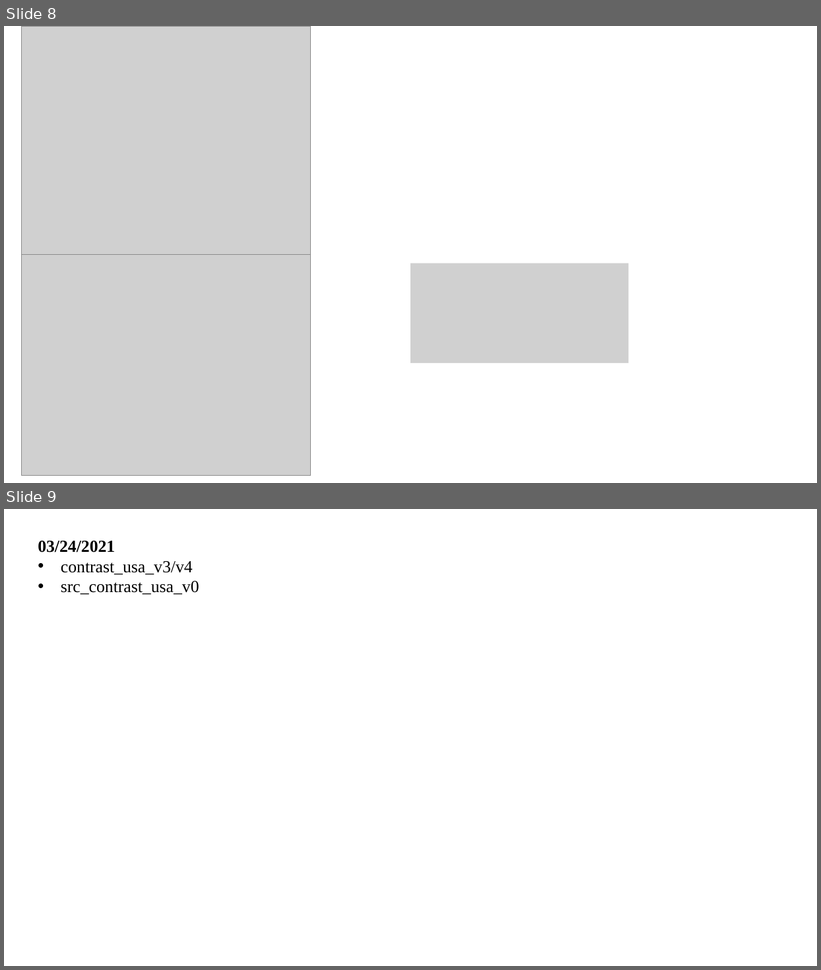
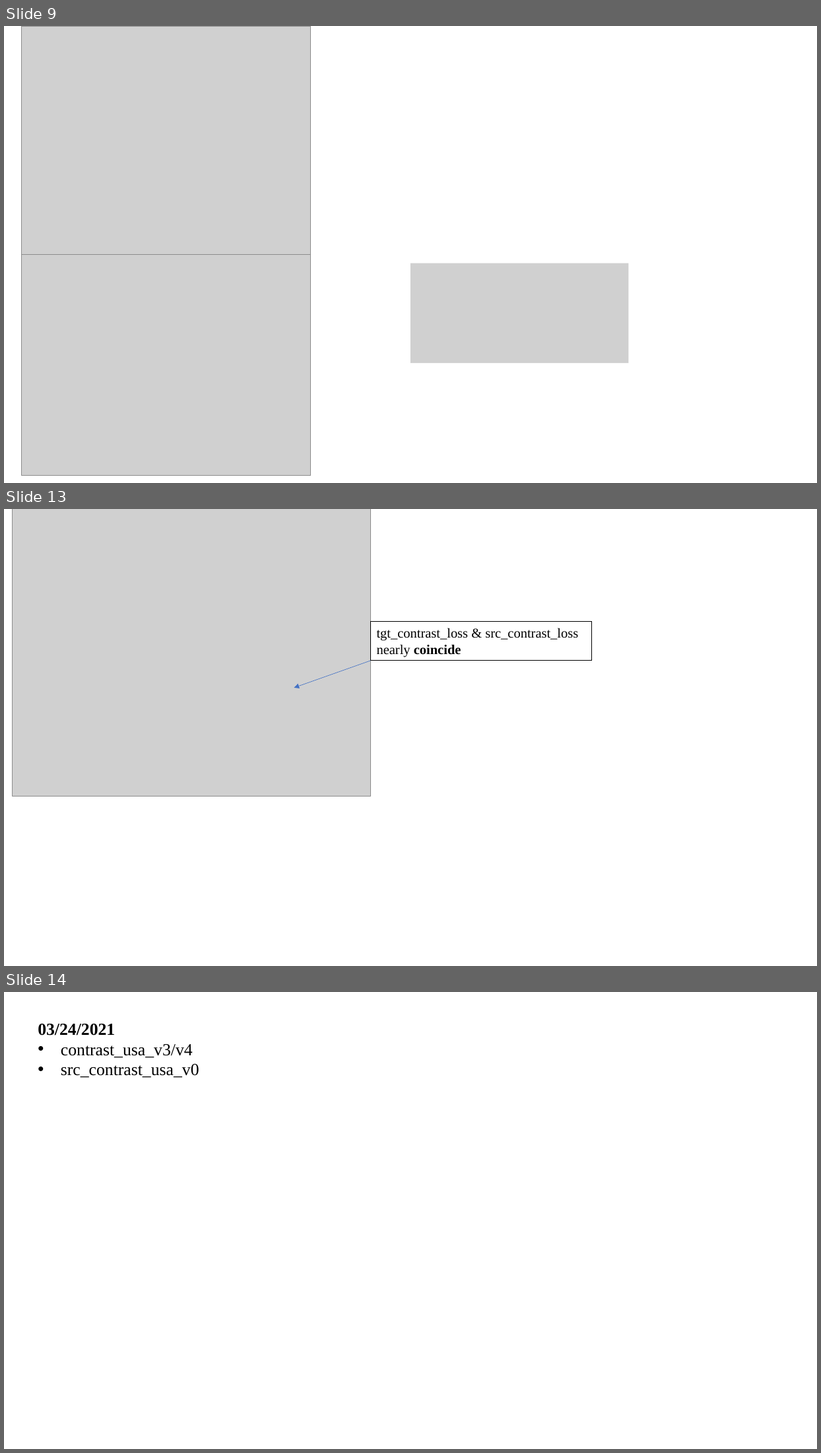
Before and after one commit to XYHC-MMDA/Multi-modal-Multi-task-DA, a slide deck: demo/latest.pptx. Shown one above the other, each under a label of ours: slides 8 and 9 before the commit, slides 9, 13 and 14 after it; the slides between them are not shown. The pictures are 821x970 and 821x1453 pixels, drawn with LibreOffice and Linux fonts; fonts in the diff are those of the drawing; grey boxes stand for pictures. Boxes give left, top, right and bottom in pixels: in the first picture for what was removed or moved away, otherwise in the second. Text is boxed around its words. In the diff, an @@ line names an element or a change of style, - is before the commit and + after.

```diff
--- a/demo/latest.pptx
+++ b/demo/latest.pptx
@@ slide 13 added at [4, 509, 817, 966], background #FFFFFF @@
@@ picture added at [13, 509, 371, 797] @@
@@ rectangle added at [370, 622, 591, 661], outline #000000 0.75 pt, 16 pt, text #000000 @@
+tgt_contrast_loss & src_contrast_loss
+nearly coincide
@@ arrow added from (370, 661) to (294, 688), #4472C4 0.5 pt @@
@@ what was slide 8 is now slide 9 @@
@@ what was slide 9 is now slide 14 @@
```
Also in this commit, not shown: 1 slide changed, 4 other slides added, 2 other files.
